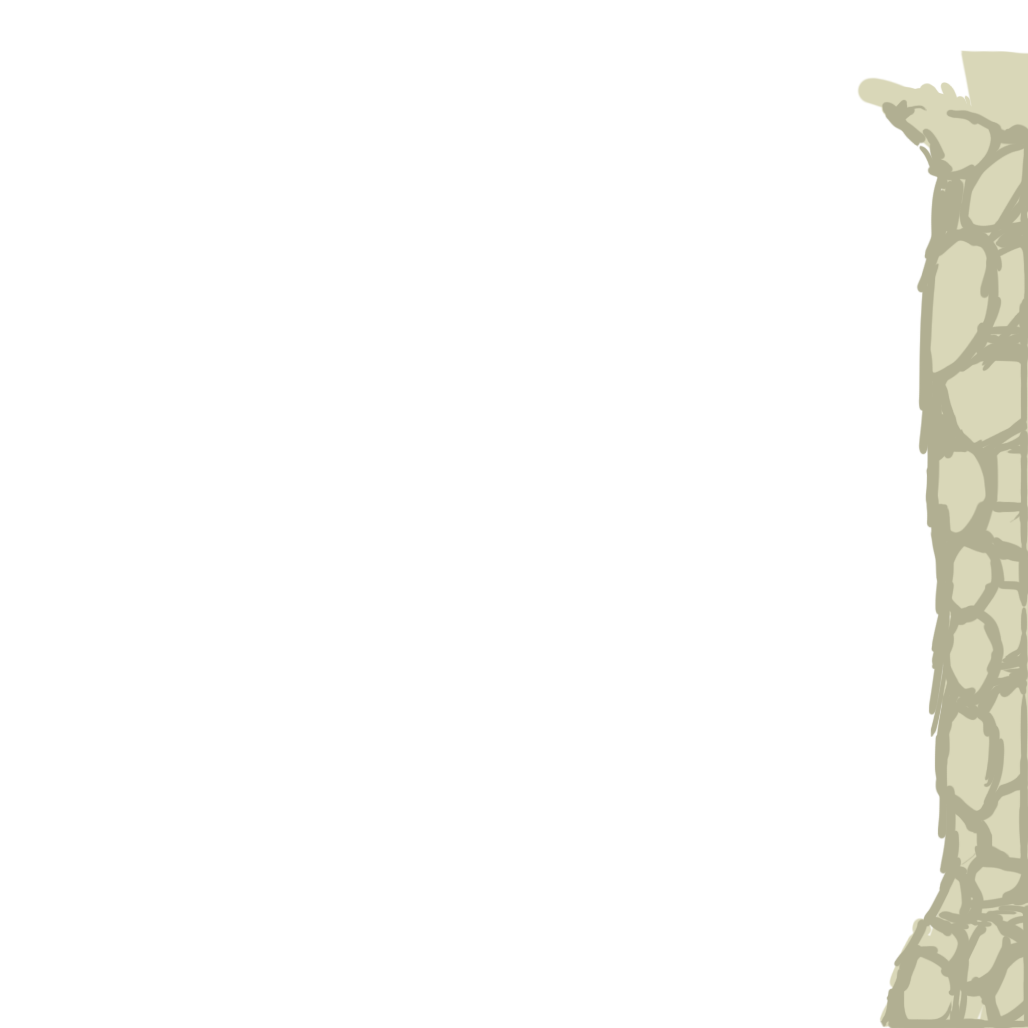
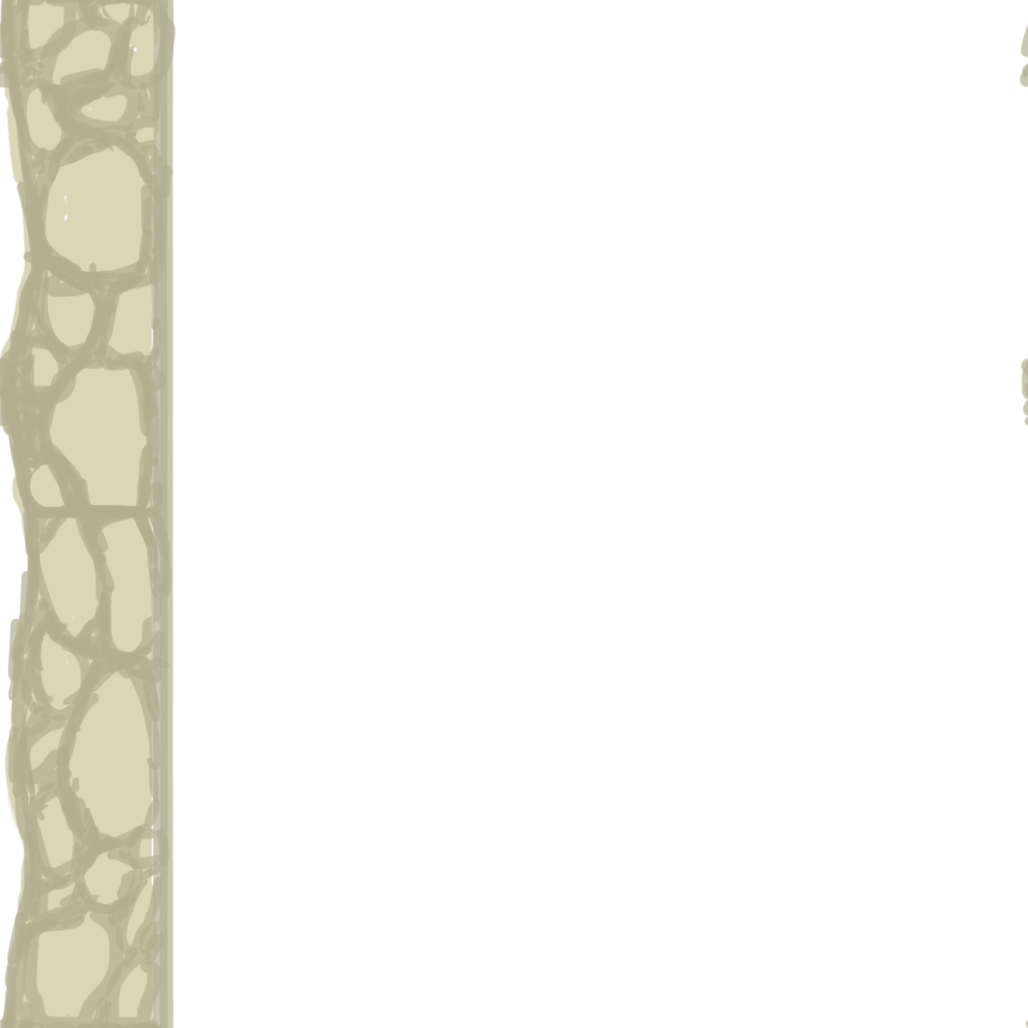
Layer changes from the first 1028 x 1028 image to the second:
"Layer 3": blend normal → luminosity, painted on it over (x1=0, y1=0, x2=1028, y2=1028)
removed layer "Layer 4" over (x1=857, y1=52, x2=1028, y2=933)
painted on "Layer 2" over (x1=0, y1=0, x2=1028, y2=1028)
